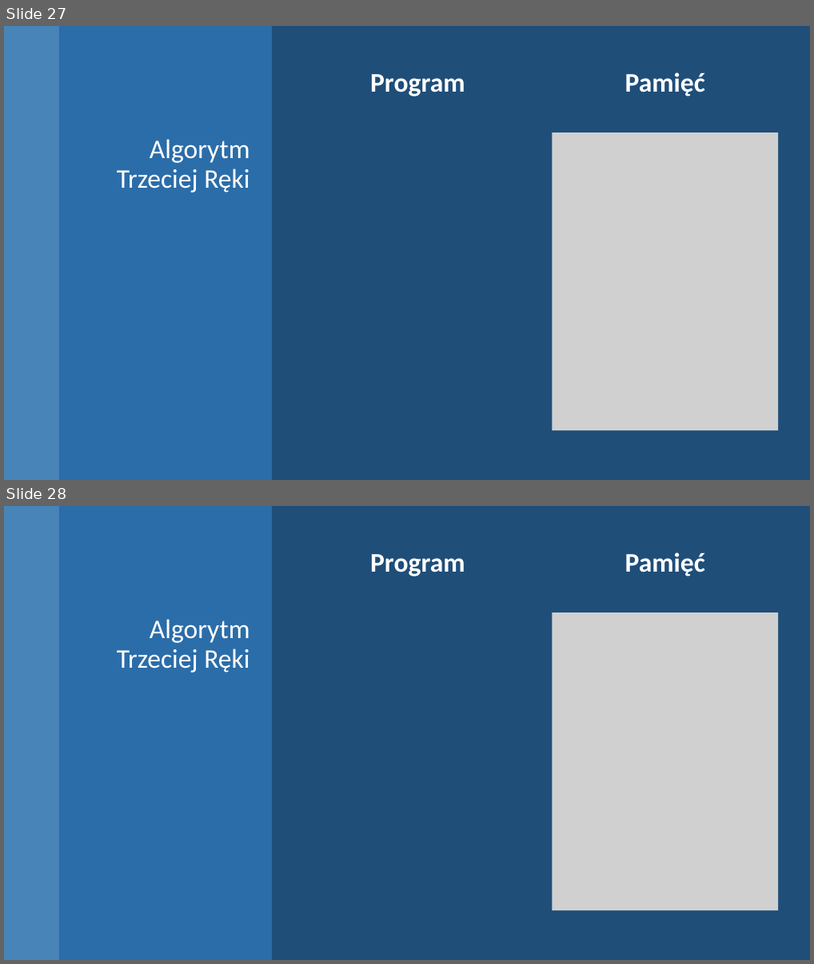
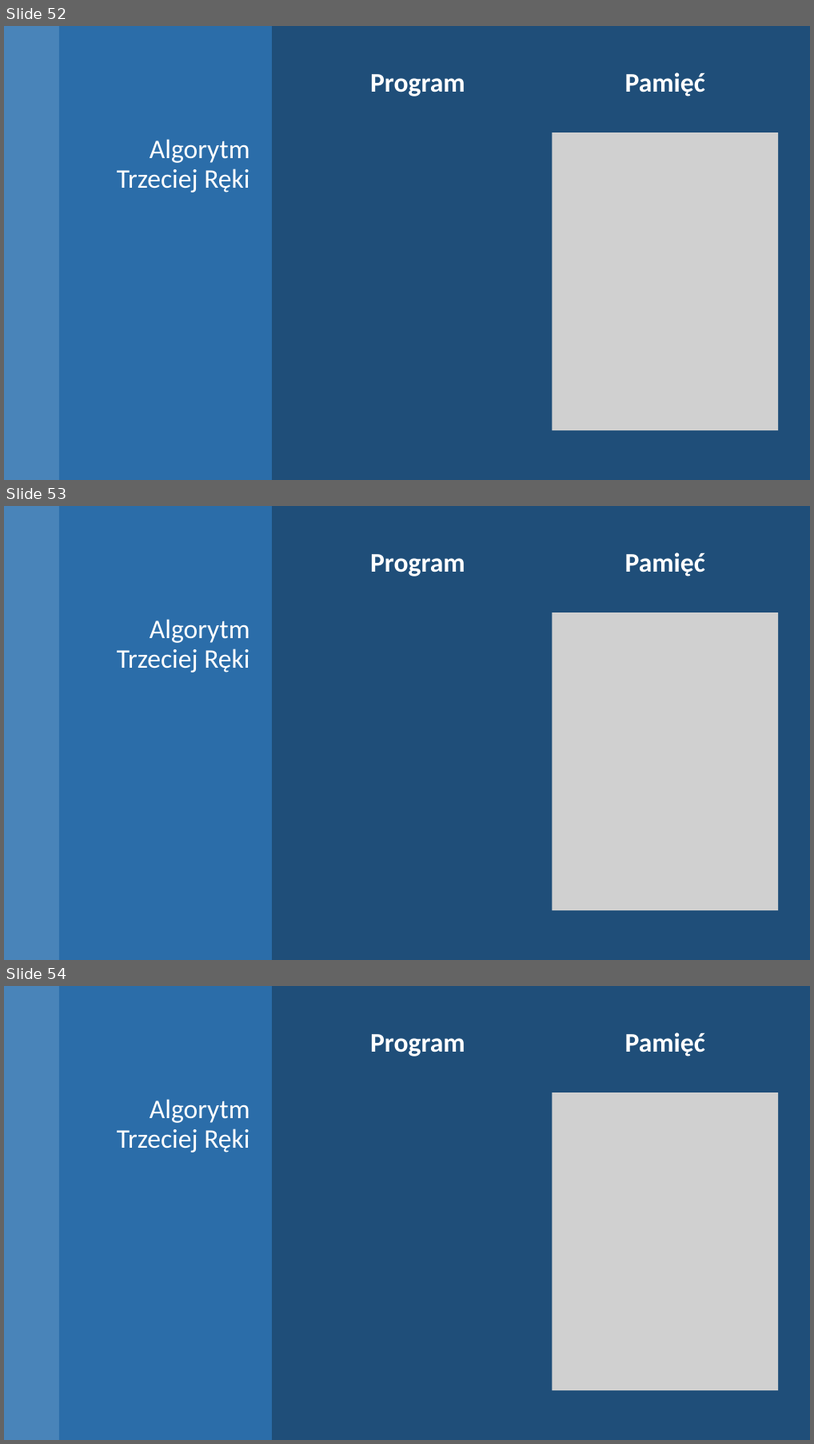
Before and after one commit to blackbat13/CS-HTiEW, a slide deck: Wprowadzenie do zmiennych/II. Wprowadzenie do zmiennych/Zmienne w Pamięci - Ćwiczenia.pptx. Shown one above the other, each under a label of ours: slides 27 and 28 before the commit, slides 52, 53 and 54 after it. The pictures are 814x964 and 814x1444 pixels, drawn with LibreOffice and Linux fonts; fonts in the diff are those of the drawing; grey boxes stand for pictures. Boxes give left, top, right and bottom in pixels: in the first picture for what was removed or moved away, otherwise in the second. Text is boxed around its words. In the diff, an @@ line names an element or a change of style, - is before the commit and + after.

Commit message:
Rozbudowano prezentację o zaznaczanie kroków algorytmu

```diff
--- a/Wprowadzenie do zmiennych/II. Wprowadzenie do zmiennych/Zmienne w Pamięci - Ćwiczenia.pptx
+++ b/Wprowadzenie do zmiennych/II. Wprowadzenie do zmiennych/Zmienne w Pamięci - Ćwiczenia.pptx
@@ slide 53 added at [4, 506, 810, 960], background #1F4E79 @@
@@ rectangle added at [4, 506, 59, 960], fill #5B9BD5 at 70% opacity @@
@@ rectangle added at [59, 506, 272, 960], fill #2E75B6 at 80% opacity @@
@@ text added at [626, 552, 706, 576], 32 pt, text #FFFFFF, bold @@
+Pamięć
@@ text added at [370, 554, 466, 576], 32 pt, text #FFFFFF, bold @@
+Program
@@ title added at [117, 619, 250, 672], 32 pt, text #FFFFFF @@
+Algorytm
+Trzeciej Ręki
@@ picture added at [553, 612, 779, 910] @@
@@ what was slide 27 is now slide 52 @@
@@ what was slide 28 is now slide 54 @@
```
Also in this commit, not shown: 83 other slides added, 1 other file.
